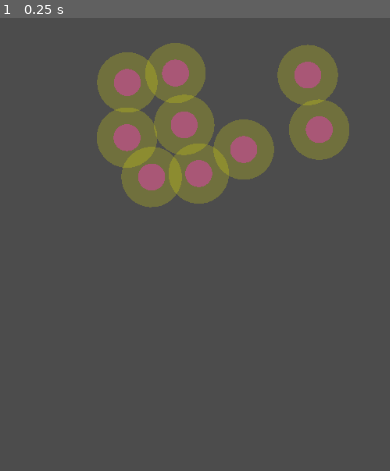
Above: before the commit, frame 1.
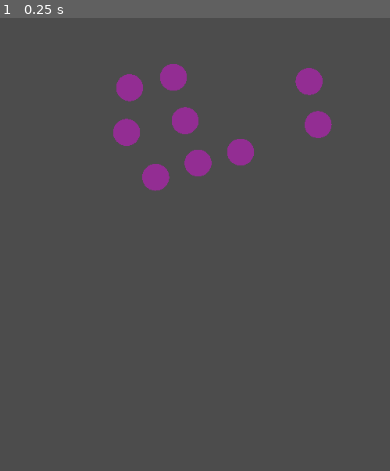
Above: after the commit, the same moment.

Repository: bnyu/godot_demo
Game: Godot game, scene res://World.tscn
Same seed, same stepped clock (60 frames per second), same inputs: the game is played once before the commit and once after it.
Inputs:
- Up to frame 1 (0.25 s): no input

The runs differ from the first frame. In frame 1, 14% of the frame differs, in the area x 24-90%, y 5-42%.

Commit message:
fix jitter

Diff:
--- a/Movement.gd
+++ b/Movement.gd
@@ -2,14 +2,13 @@
 
 var DEBUG_DRAW = true
 
-export var speed = 400  # Movement speed.
+export var speed = 100  # Movement speed.
 var av = Vector2.ZERO  # Avoidance vector.
 var avoid_weight = 10  # How strongly to avoid other units.
 var target_radius = 100  # Stop when this close to target.
 var target = null setget set_target  # Set this to move.
 var selected = false  # Is this unit selected?
 var velocity = Vector2.ZERO
-
 
 func _physics_process(delta):
 	velocity = Vector2.ZERO
@@ -19,12 +18,13 @@
 		if position.distance_to(target) < target_radius:
 			target = null
 	# Find avoidance vector and add to velocity.
-	av = avoid() * avoid_weight
-	velocity = (velocity + av).normalized()
+	av = avoid()
+	if av.length() > 0:
+		velocity = (velocity + av).normalized()
 	if velocity.length() > 0:
 		# Rotate body to point in movement direction.
 		rotation = velocity.angle()
-	move_and_slide(velocity * speed)
+		move_and_slide(velocity * speed)
 	update()
 
 func set_target(value):
@@ -34,19 +34,20 @@
 	# Calculates avoidance vector based on nearby units.
 	var result = Vector2.ZERO
 	var neighbors = $Space.get_overlapping_bodies()
-	if !neighbors:
-		return result
 	for n in neighbors:
-		result += n.position.direction_to(position) * (1/(1+n.position.distance_to(position)))
+		var distance = n.position.distance_to(position)
+		if distance > 0:
+			var factor = 1 - (distance - 2*$Body.shape.radius) / ($Space/SpaceShape.shape.radius - $Body.shape.radius)
+			if factor > 0:
+				var direction = n.position.direction_to(position)
+				result += direction * factor
 	return result
 
 func _draw():
 	# Draws some debug vectors.
 	if !DEBUG_DRAW:
 		return
-	draw_circle(Vector2.ZERO, $Body.shape.radius,
-				Color(1, 0, 1, 0.4))
-	draw_circle(Vector2.ZERO, $Space/SpaceShape.shape.radius,
-				Color(1, 1, 0, 0.2))
+	draw_circle(Vector2.ZERO, $Body.shape.radius,Color(1, 0, 1, 0.4))
+	#draw_circle(Vector2.ZERO, $Space/SpaceShape.shape.radius,Color(1, 1, 0, 0.2))
 	draw_line(Vector2.ZERO, av.rotated(-rotation)*speed, Color(1, 0, 0), 4)
 	draw_line(Vector2.ZERO, velocity.rotated(-rotation)*speed, Color(0, 1, 0), 2)
